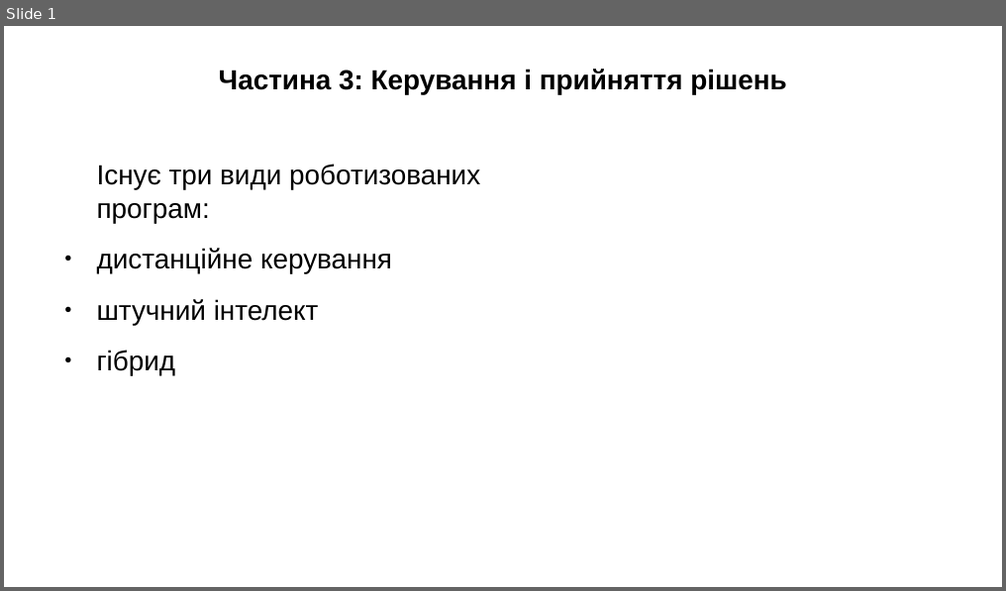
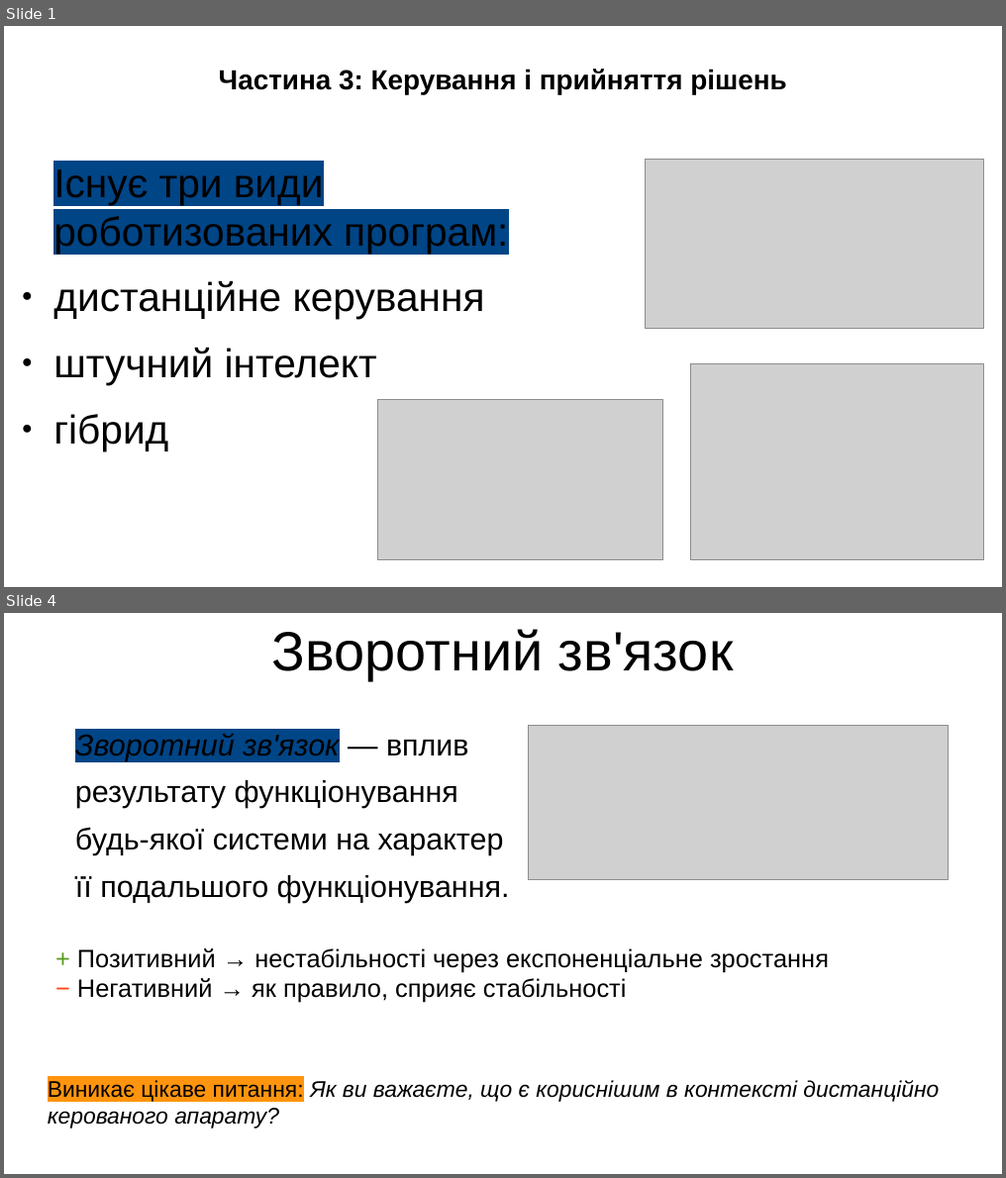
Before and after one commit to viacheslav-davydenko-26-kse/kse-cs101-group-presentation, a slide deck: blocks/03_viacheslav/assets/slides.odp. Shown one above the other, each under a label of ours: slide 1 before the commit, slides 1 and 4 after it; the slides between them are not shown. The pictures are 1006x591 and 1006x1178 pixels, drawn with LibreOffice and Linux fonts; fonts in the diff are those of the drawing; grey boxes stand for pictures. Boxes give left, top, right and bottom in pixels: in the first picture for what was removed or moved away, otherwise in the second. Text is boxed around its words. In the diff, an @@ line names an element or a change of style, - is before the commit and + after.

```diff
--- a/blocks/03_viacheslav/assets/slides.odp
+++ b/blocks/03_viacheslav/assets/slides.odp
@@ slide 4 added at (x1=4, y1=613, x2=1002, y2=1174), background #FFFFFF @@
@@ title added at (x1=272, y1=629, x2=734, y2=680), 44 pt, text #000000 @@
+Зворотний зв'язок
@@ picture added at (x1=529, y1=725, x2=948, y2=880) @@
@@ text added at (x1=75, y1=733, x2=510, y2=903), 24.1 pt, text #000000 @@
+Зворотний зв'язок — вплив результату функціонування будь-якої системи на характер її подальшого функціонування.
@@ text added at (x1=77, y1=949, x2=829, y2=1003), 20 pt, text #000000 @@
++ Позитивний → нестабільності через експоненціальне зростання
+− Негативний → як правило, сприяє стабільності
@@ text added at (x1=48, y1=1080, x2=939, y2=1129), 18 pt, text #000000, italic @@
+Виникає цікаве питання: Як ви важаєте, що є кориснішим в контексті дистанційно керованого апарату?
@@ slide 1 changed as well @@
@@ text "Існує три види роботизованих програм:" moved from (x1=97, y1=164, x2=480, y2=375) to (x1=54, y1=170, x2=508, y2=452) @@
@@ text "Існує три види роботизованих програм:" at (x1=54, y1=170, x2=508, y2=452): size 22 to 32 pt; highlight none to #004586 in "Існує три види роботизованих програм:" @@
@@ picture added at (x1=647, y1=160, x2=985, y2=329) @@
@@ picture added at (x1=690, y1=365, x2=985, y2=562) @@
@@ picture added at (x1=377, y1=400, x2=663, y2=561) @@
```
Also in this commit, not shown: 9 other slides added, 5 other files.
